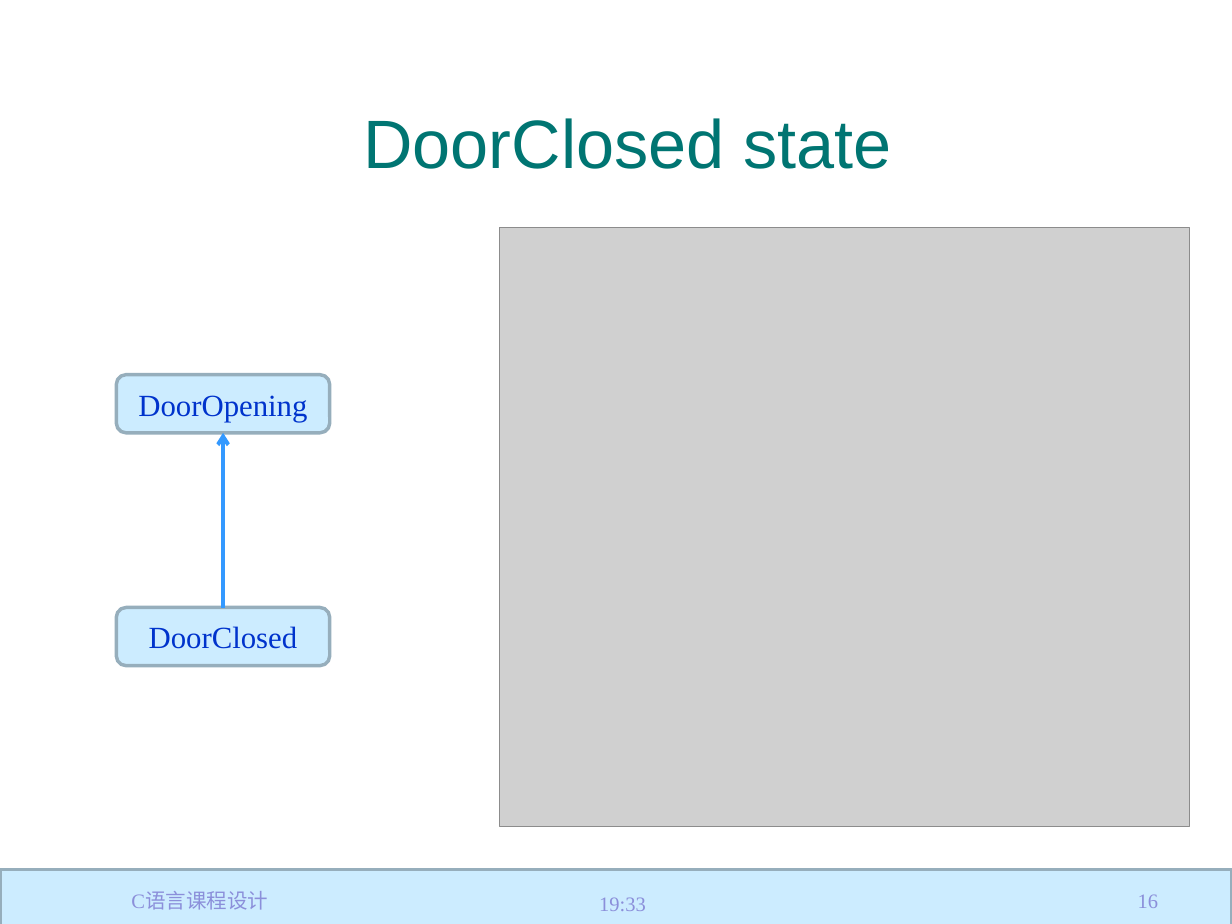
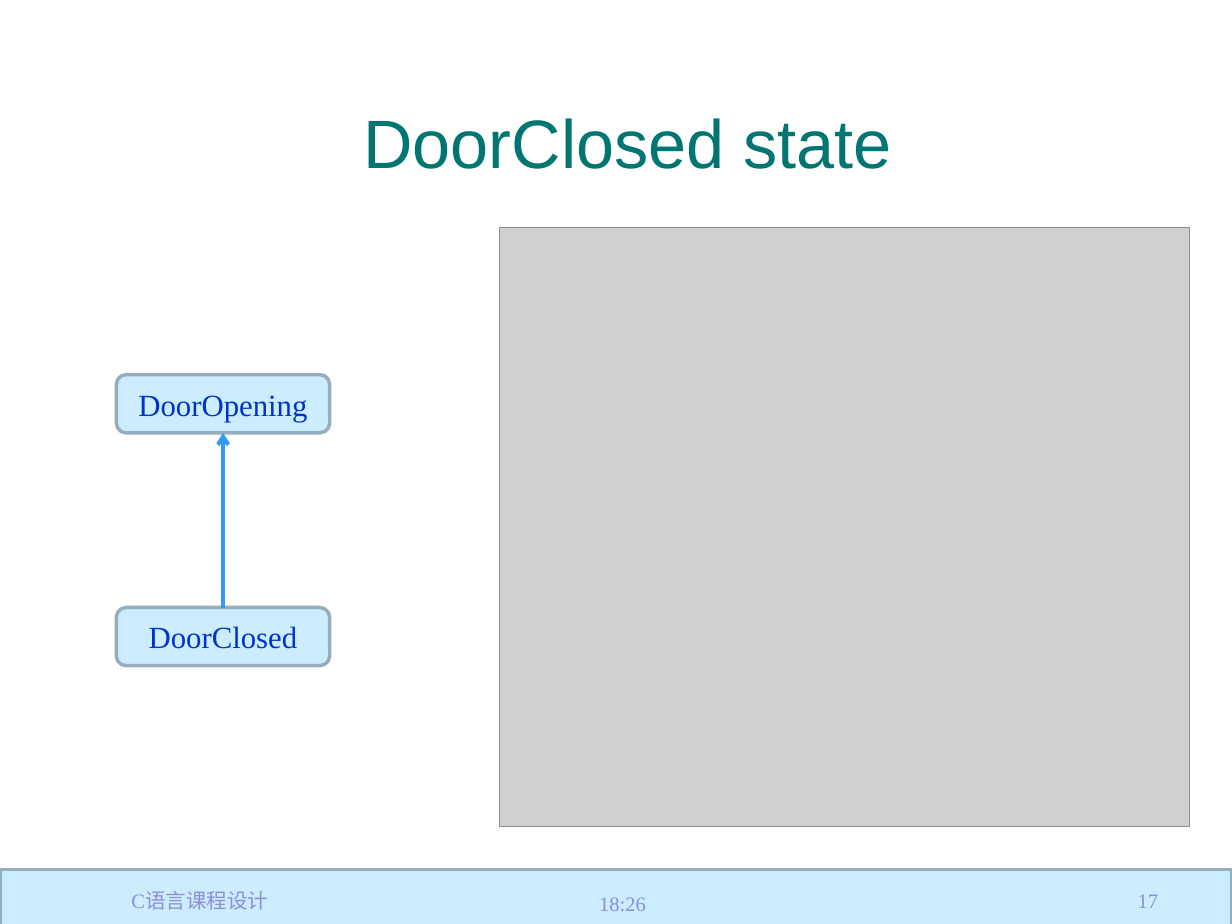
Before and after one commit to jtrfid/C-Repositories, a slide deck: slide 17 of 2017/C语言课程设计/C语言课程设计.pptx (slide 16 before the commit). Drawn at 1232x924 pixels with LibreOffice and Linux fonts; fonts in the diff are those of the drawing; grey boxes stand for pictures; background and template pictures are left out. Boxes give left, top, right and bottom in pixels: in the first picture for what was removed or moved away, otherwise in the second. Text is boxed around its words. In the diff, an @@ line names an element or a change of style, - is before the commit and + after.

```diff
--- a/2017/C语言课程设计/C语言课程设计.pptx
+++ b/2017/C语言课程设计/C语言课程设计.pptx
@@ text at box(599, 897, 646, 911): text changed @@
-19:33
+18:26
@@ page number at box(1138, 894, 1158, 908): text changed @@
-16
+17
```
Also in this commit, not shown: 52 other slides changed, 1 slide added, 1 other file.
